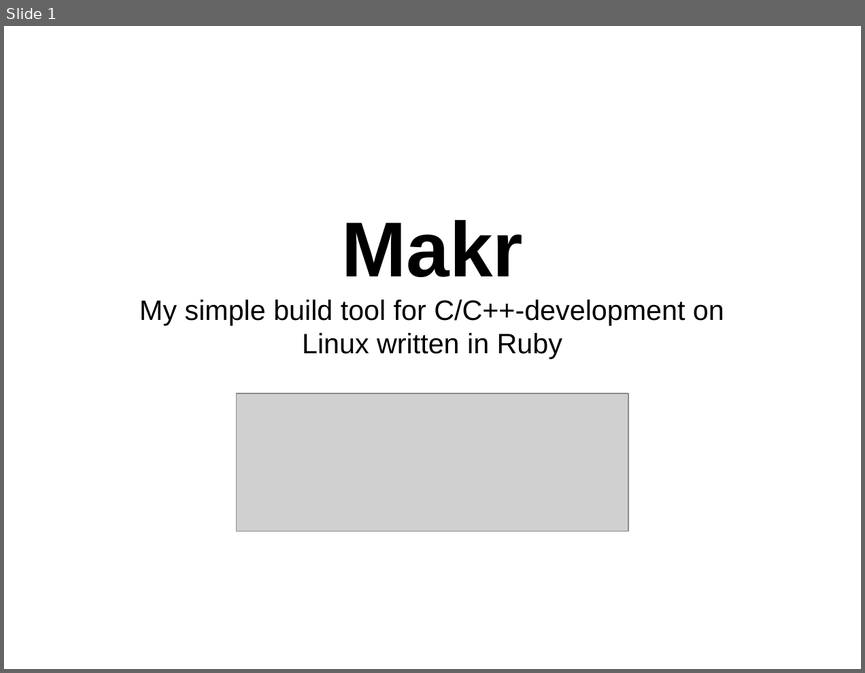
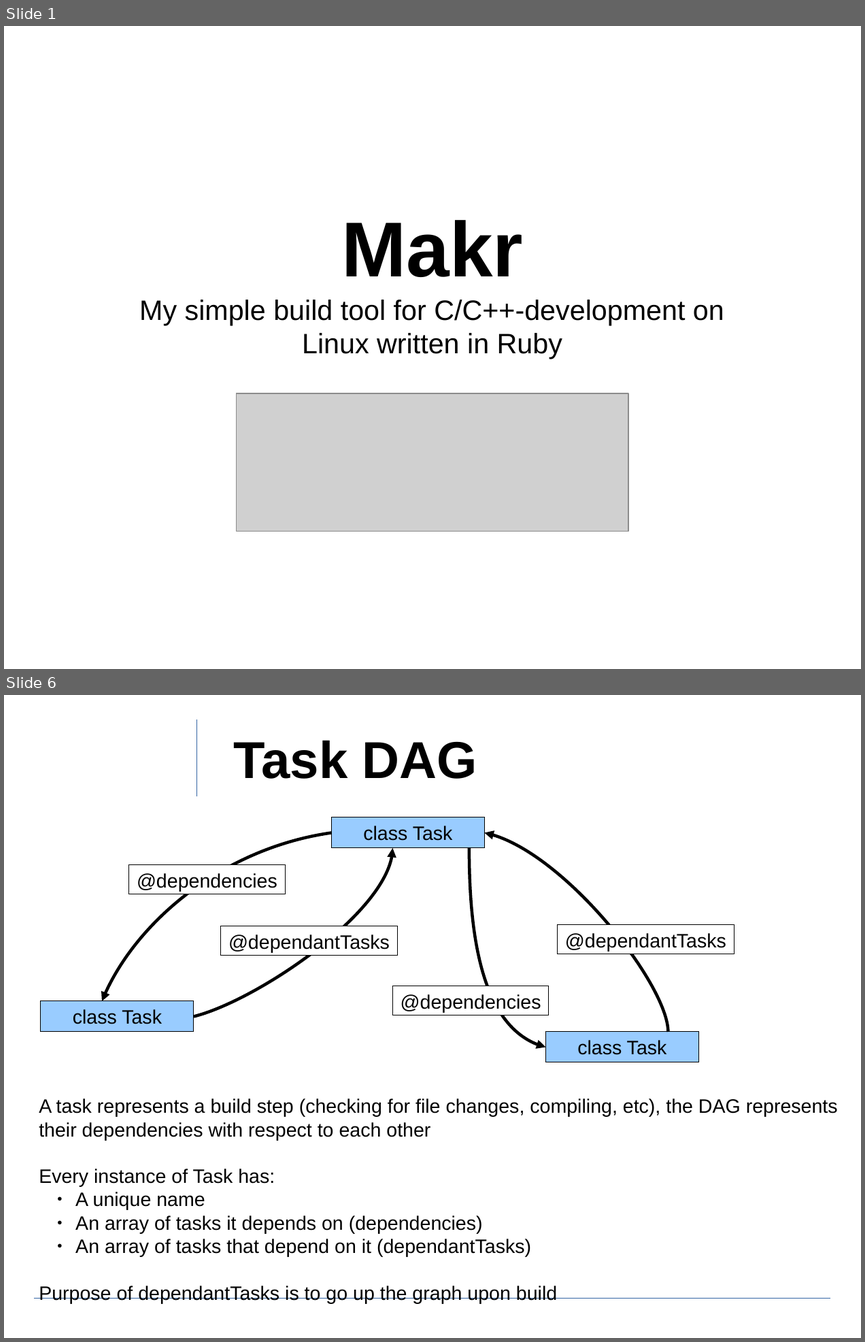
Before and after one commit to ewuenf/Makr, a slide deck: doc/concepts/Makr_Concepts.01.odp. Shown one above the other, each under a label of ours: slide 1 before the commit, slides 1 and 6 after it; the slides between them are not shown. The pictures are 865x673 and 865x1342 pixels, drawn with LibreOffice and Linux fonts; fonts in the diff are those of the drawing; grey boxes stand for pictures; background and template pictures are left out. Boxes give left, top, right and bottom in pixels: in the first picture for what was removed or moved away, otherwise in the second. Text is boxed around its words. In the diff, an @@ line names an element or a change of style, - is before the commit and + after.

```diff
--- a/doc/concepts/Makr_Concepts.01.odp
+++ b/doc/concepts/Makr_Concepts.01.odp
@@ slide 6 added at bbox=[4, 695, 861, 1338], background #FFFFFF @@
@@ line added from (197, 719) to (197, 796), #3465A4 0 pt @@
@@ title added at bbox=[233, 740, 477, 779], 48 pt, text #000000, bold @@
+Task DAG
@@ freeform shape added at bbox=[102, 832, 331, 1001], outline #000000 2.83 pt @@
@@ rectangle added at bbox=[331, 817, 485, 847], fill #99CCFF, outline #000000 0 pt, 18 pt, text #000000 @@
+class Task
@@ freeform shape added at bbox=[485, 832, 668, 1032], outline #000000 2.83 pt @@
@@ freeform shape added at bbox=[194, 848, 393, 1017], outline #000000 2.83 pt @@
@@ freeform shape added at bbox=[469, 848, 545, 1047], outline #000000 2.83 pt @@
@@ rectangle added at bbox=[129, 864, 286, 894], fill #FFFFFF, outline #000000 0 pt, 18 pt, text #000000 @@
+@dependencies
@@ rectangle added at bbox=[221, 926, 398, 955], fill #FFFFFF, outline #000000 0 pt, 18 pt, text #000000 @@
+@dependantTasks
@@ rectangle added at bbox=[558, 924, 734, 954], fill #FFFFFF, outline #000000 0 pt, 18 pt, text #000000 @@
+@dependantTasks
@@ rectangle added at bbox=[393, 986, 549, 1015], fill #FFFFFF, outline #000000 0 pt, 18 pt, text #000000 @@
+@dependencies
@@ rectangle added at bbox=[41, 1001, 194, 1032], fill #99CCFF, outline #000000 0 pt, 18 pt, text #000000 @@
+class Task
@@ rectangle added at bbox=[546, 1032, 699, 1062], fill #99CCFF, outline #000000 0 pt, 18 pt, text #000000 @@
+class Task
@@ text added at bbox=[39, 1098, 838, 1303], 18 pt, text #000000 @@
+A task represents a build step (checking for file changes, compiling, etc), the DAG represents
+their dependencies with respect to each other
+Every instance of Task has:
+  ● A unique name
+  ● An array of tasks it depends on (dependencies)
+  ● An array of tasks that depend on it (dependantTasks)
+Purpose of dependantTasks is to go up the graph upon build
@@ line added from (35, 1298) to (830, 1298), #3465A4 0 pt @@
```
Also in this commit, not shown: 2 slides changed, 6 other slides added, 1 slide removed, 1 other file.
